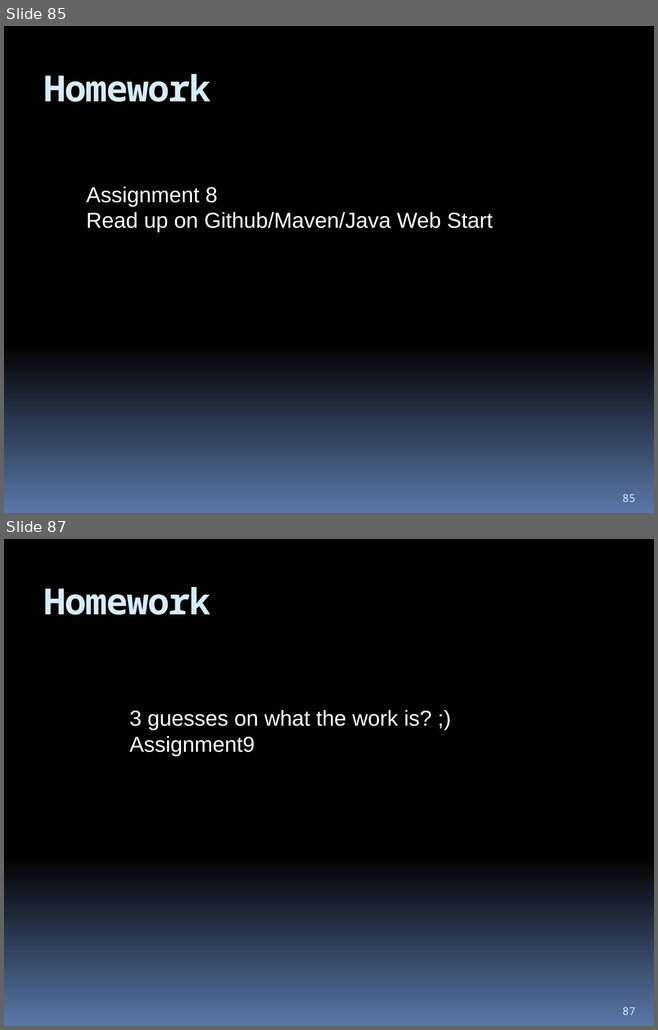
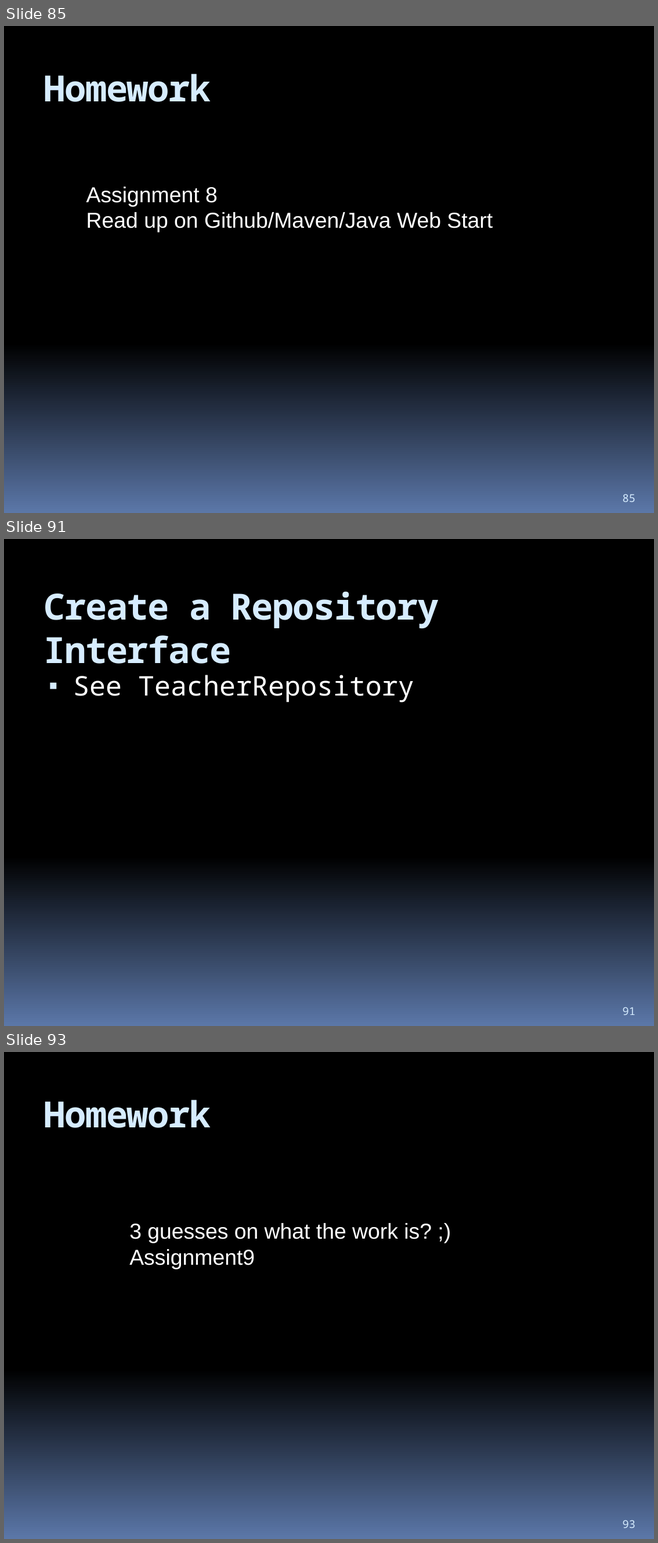
Before and after one commit to hchan/comp2613, a slide deck: coursePresentation.pptx. Shown one above the other, each under a label of ours: slides 85 and 87 before the commit, slides 85, 91 and 93 after it; the slides between them are not shown. The pictures are 658x1030 and 658x1543 pixels, drawn with LibreOffice and Linux fonts; fonts in the diff are those of the drawing. Boxes give left, top, right and bottom in pixels: in the first picture for what was removed or moved away, otherwise in the second. Text is boxed around its words. In the diff, an @@ line names an element or a change of style, - is before the commit and + after.

```diff
--- a/coursePresentation.pptx
+++ b/coursePresentation.pptx
@@ slide 91 added at box(4, 539, 654, 1026), background gradient #000000 to #5B77A8 @@
@@ title added at box(44, 591, 439, 664), 40 pt, text #D6ECFF, bold @@
+Create a Repository Interface
@@ text added at box(73, 675, 414, 703), 30 pt, text #FFFFFF @@
+▪ See TeacherRepository
@@ page number added at box(622, 1007, 635, 1015), 12 pt, text #D6ECFF @@
+91
@@ what was slide 87 is now slide 93 @@
@@ page number at box(622, 1520, 635, 1528): text changed @@
-87
+93
```
Also in this commit, not shown: 6 other slides added, 1 slide removed, 7 other files.
